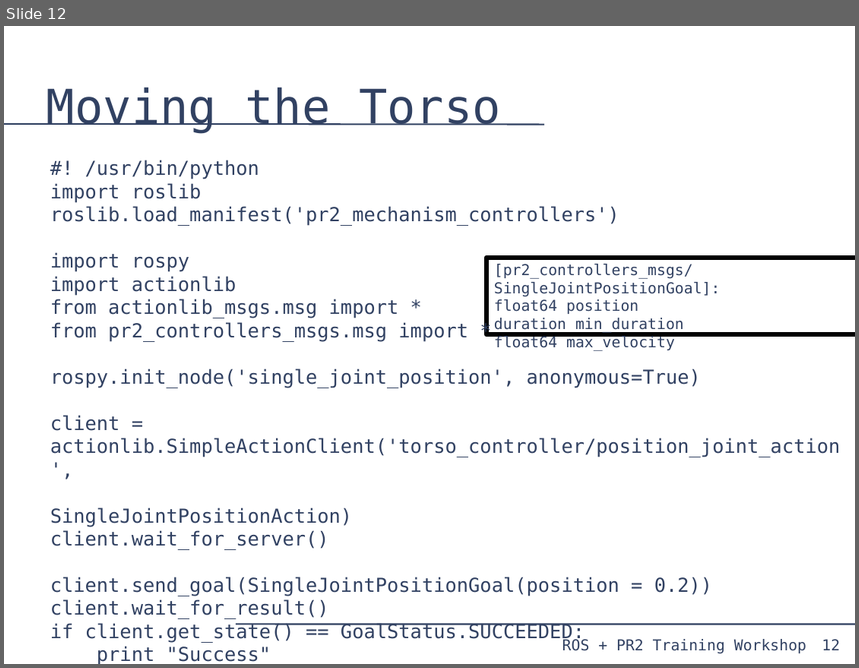
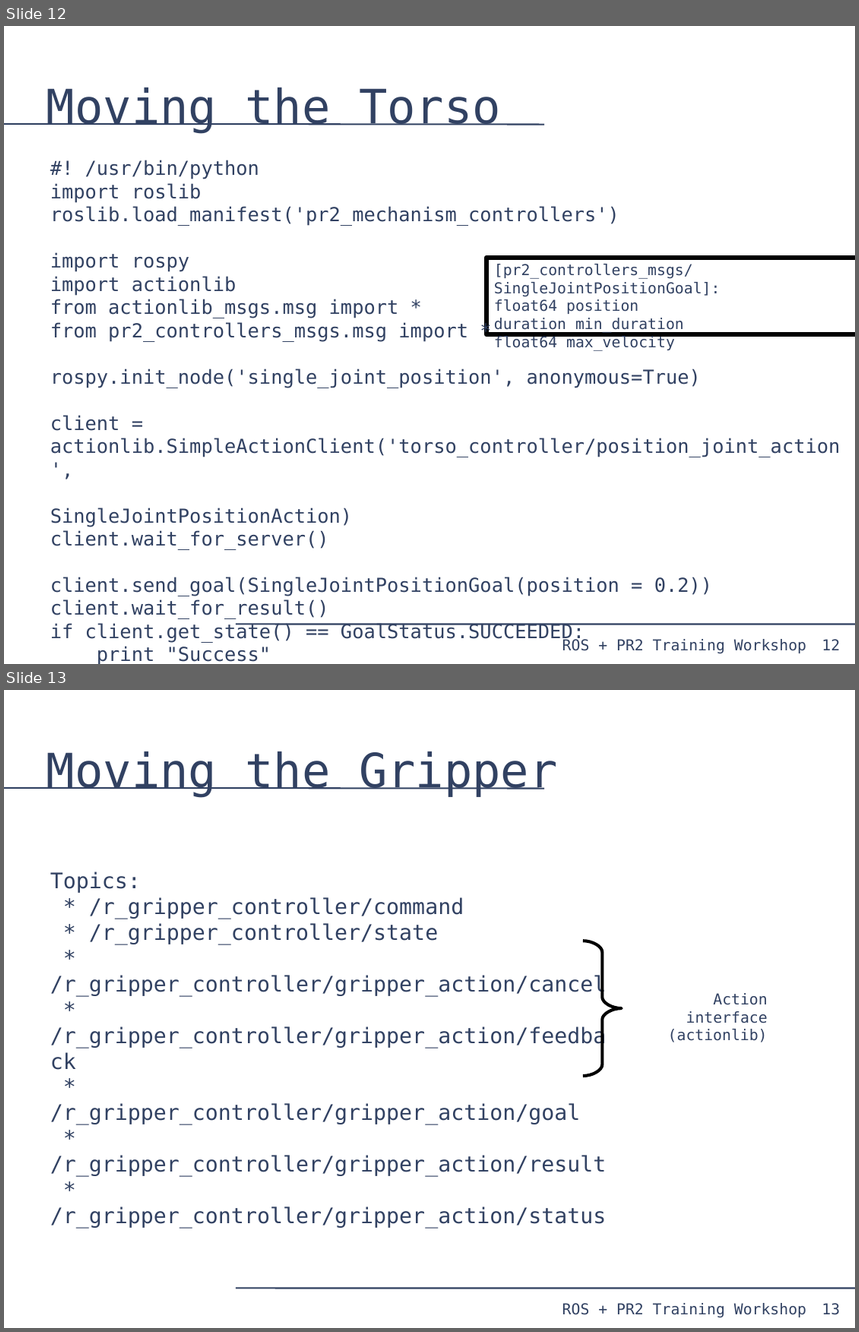
Before and after one commit to PR2/pr2_docs, a slide deck: pr2_training_workshop/moving_mechanism/slides.odp. Shown one above the other, each under a label of ours: slide 12 before the commit, slides 12 and 13 after it. The pictures are 859x668 and 859x1332 pixels, drawn with LibreOffice and Linux fonts; fonts in the diff are those of the drawing. Boxes give left, top, right and bottom in pixels: in the first picture for what was removed or moved away, otherwise in the second. Text is boxed around its words. In the diff, an @@ line names an element or a change of style, - is before the commit and + after.

Commit message:
moving the mechanism: gripper, head, and arm

```diff
--- a/pr2_training_workshop/moving_mechanism/slides.odp
+++ b/pr2_training_workshop/moving_mechanism/slides.odp
@@ slide 13 added at [4, 690, 855, 1328], background #FFFFFF; not listed: 4 template elements that a slide beside it also shows @@
@@ title added at [47, 752, 558, 797], 44 pt, text #314162 @@
+Moving the Gripper
@@ text added at [50, 872, 607, 1228], 20 pt, text #314162 @@
+Topics:
+* /r_gripper_controller/command
+* /r_gripper_controller/state
+* /r_gripper_controller/gripper_action/cancel
+* /r_gripper_controller/gripper_action/feedback
+* /r_gripper_controller/gripper_action/goal
+* /r_gripper_controller/gripper_action/result
+* /r_gripper_controller/gripper_action/status
@@ freeform shape added at [583, 941, 622, 1076], outline #000000 2.89 pt @@
@@ text added at [668, 993, 768, 1043], 14 pt, text #314162 @@
+Action interface
+(actionlib)
```
Also in this commit, not shown: 10 other slides added.
